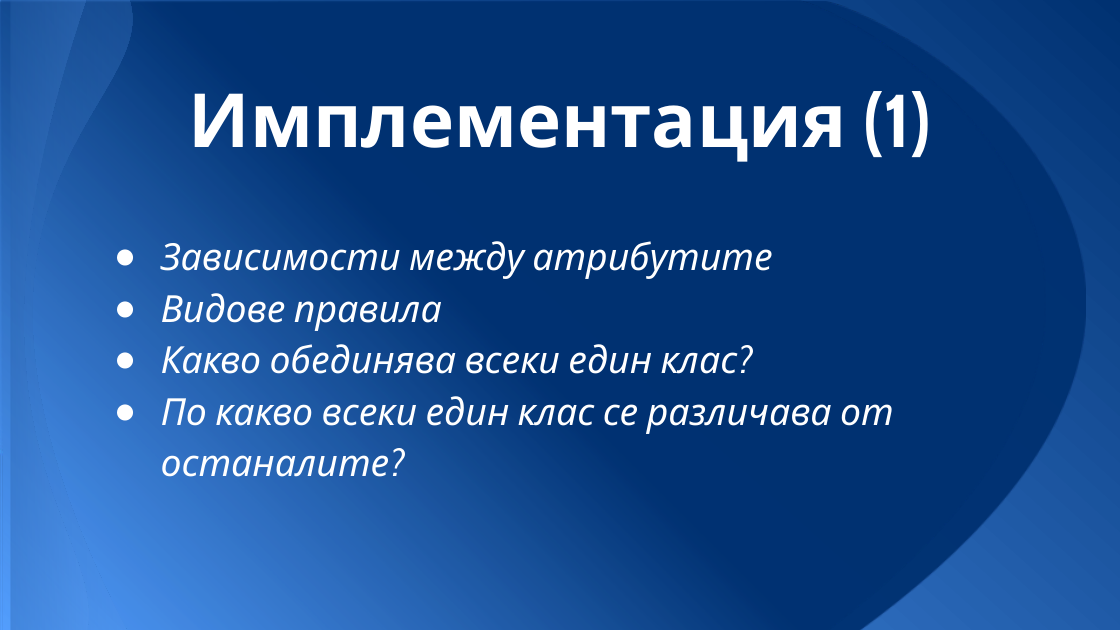
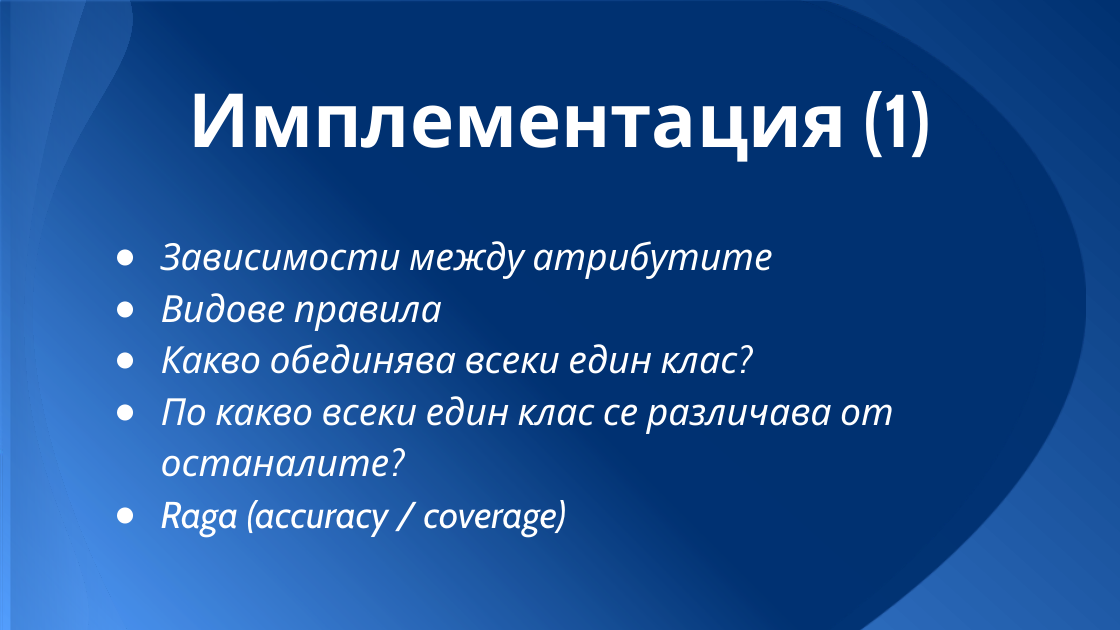
Before and after one commit to v-zmiycharov/poker-rule-induction, a slide deck: slide 5 of Docs/Presentation.pptx. Drawn at 1120x630 pixels with LibreOffice and Linux fonts; fonts in the diff are those of the drawing. Boxes give left, top, right and bottom in pixels: in the first picture for what was removed or moved away, otherwise in the second. Text is boxed around its words. In the diff, an @@ line names an element or a change of style, - is before the commit and + after.

Commit message:
Add raga to presentation

```diff
--- a/Docs/Presentation.pptx
+++ b/Docs/Presentation.pptx
@@ subtitle at <box>161,500,566,536</box>: paragraph added @@
+● Raga (accuracy / coverage)
```
